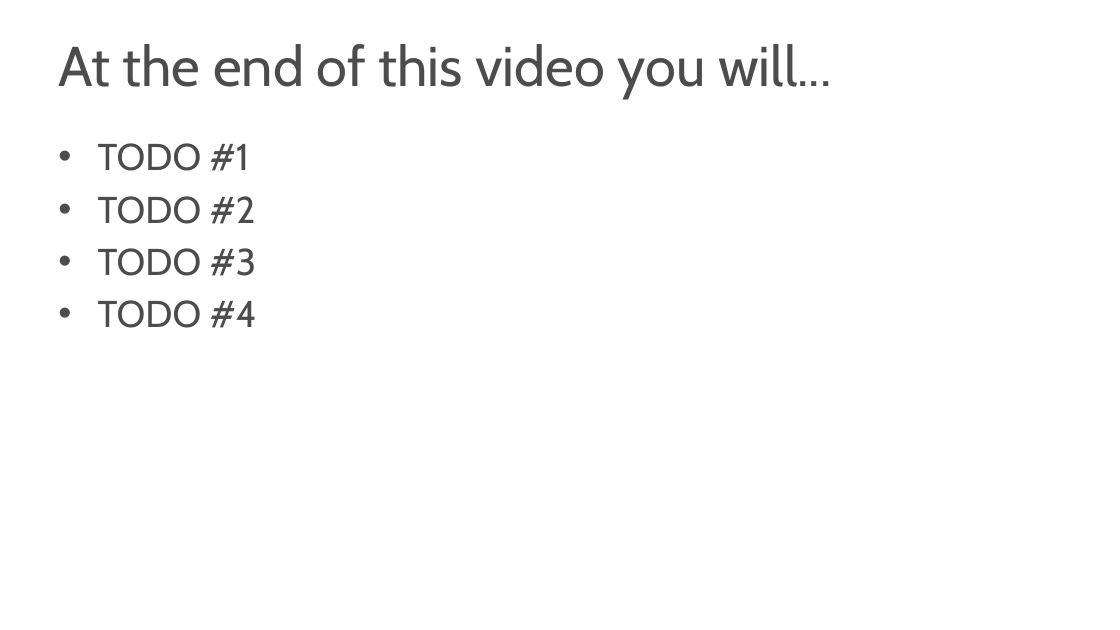
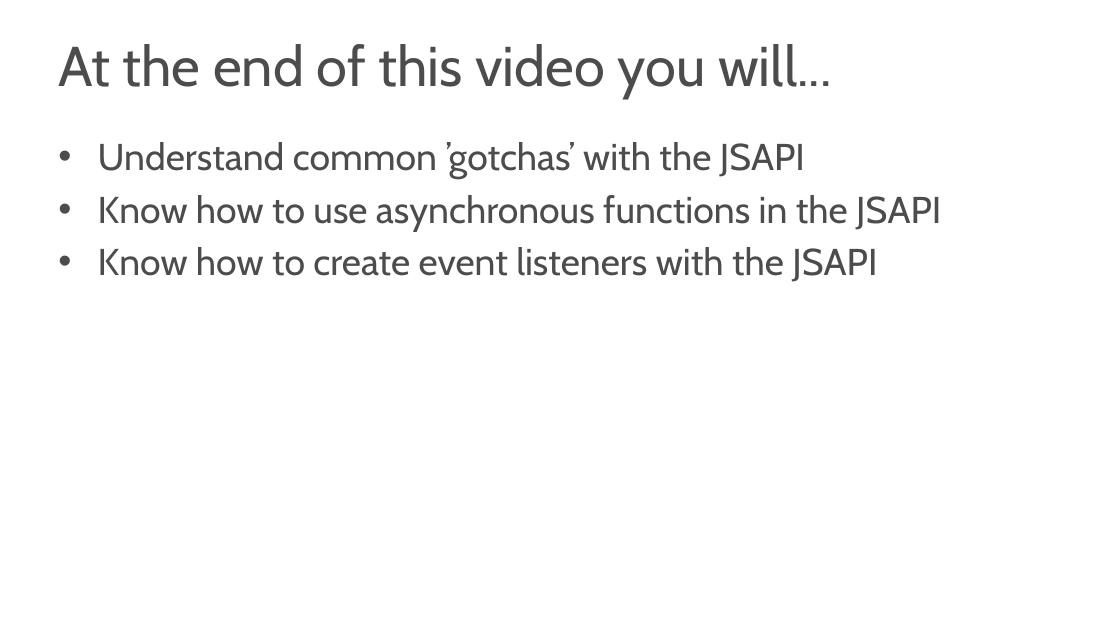
Before and after one commit to tableau/js-api-samples, a slide deck: slide 3 of Tableau JSAPI - 04 Tips and Tricks.pptx. Drawn at 1120x630 pixels with LibreOffice and Linux fonts; fonts in the diff are those of the drawing; background and template pictures are left out. Boxes give left, top, right and bottom in pixels: in the first picture for what was removed or moved away, otherwise in the second. Text is boxed around its words. In the diff, an @@ line names an element or a change of style, - is before the commit and + after.

```diff
--- a/Tableau JSAPI - 04 Tips and Tricks.pptx
+++ b/Tableau JSAPI - 04 Tips and Tricks.pptx
@@ text at (98, 142, 941, 282): text changed @@
-• TODO #1
-• TODO #2
-• TODO #3
-• TODO #4
+• Understand common ’gotchas’ with the JSAPI
+• Know how to use asynchronous functions in the JSAPI
+• Know how to create event listeners with the JSAPI
```
Also in this commit, not shown: 4 other files.
